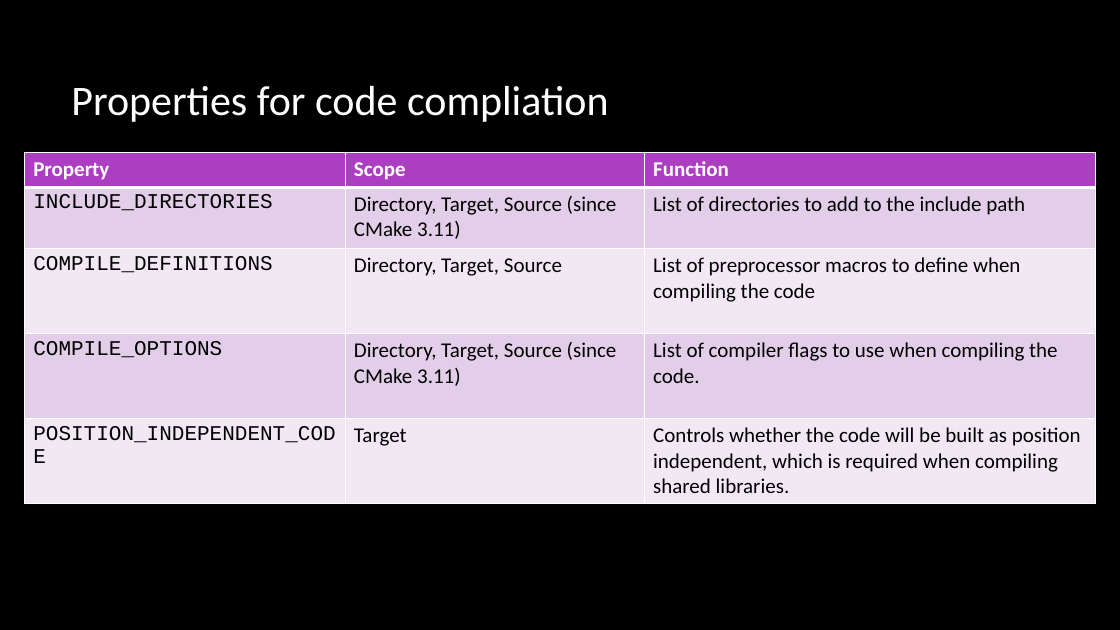
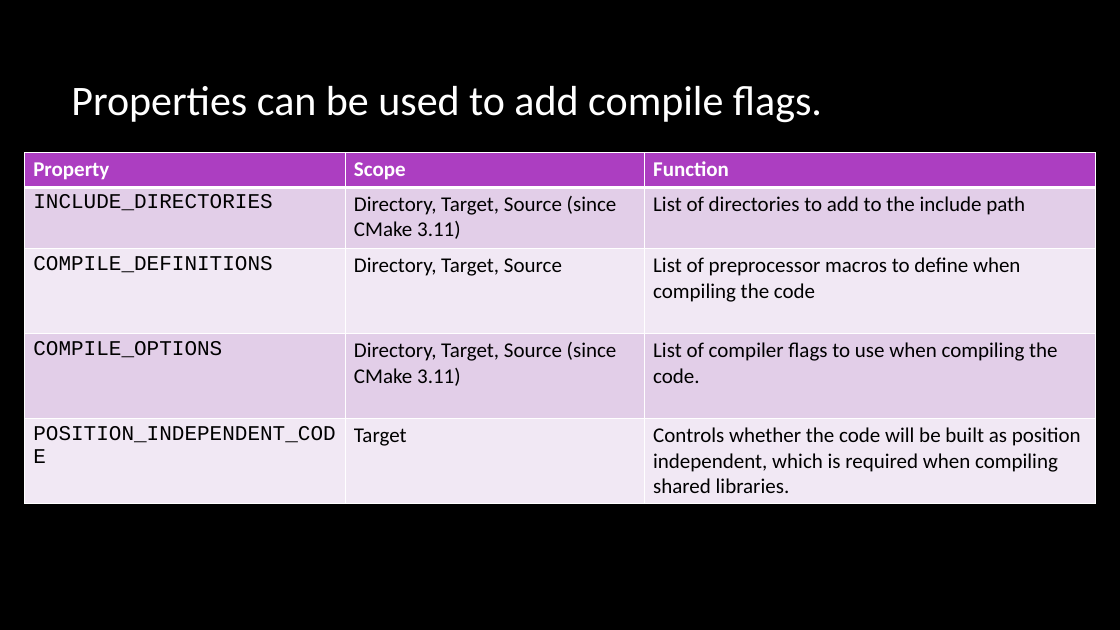
Before and after one commit to multiplemonomials/CMakeTraining, a slide deck: slide 10 of Session 2 - More Advanced CMake.pptx. Drawn at 1120x630 pixels with LibreOffice and Linux fonts; fonts in the diff are those of the drawing; background and template pictures are left out. Boxes give left, top, right and bottom in pixels: in the first picture for what was removed or moved away, otherwise in the second. Text is boxed around its words. In the diff, an @@ line names an element or a change of style, - is before the commit and + after.

```diff
--- a/Session 2 - More Advanced CMake.pptx
+++ b/Session 2 - More Advanced CMake.pptx
@@ title at [71, 86, 822, 123]: text changed @@
-Properties for code compliation
+Properties can be used to add compile flags.
```
Also in this commit, not shown: 3 other slides changed, 24 slides added, 1 slide removed, 4 other files.
